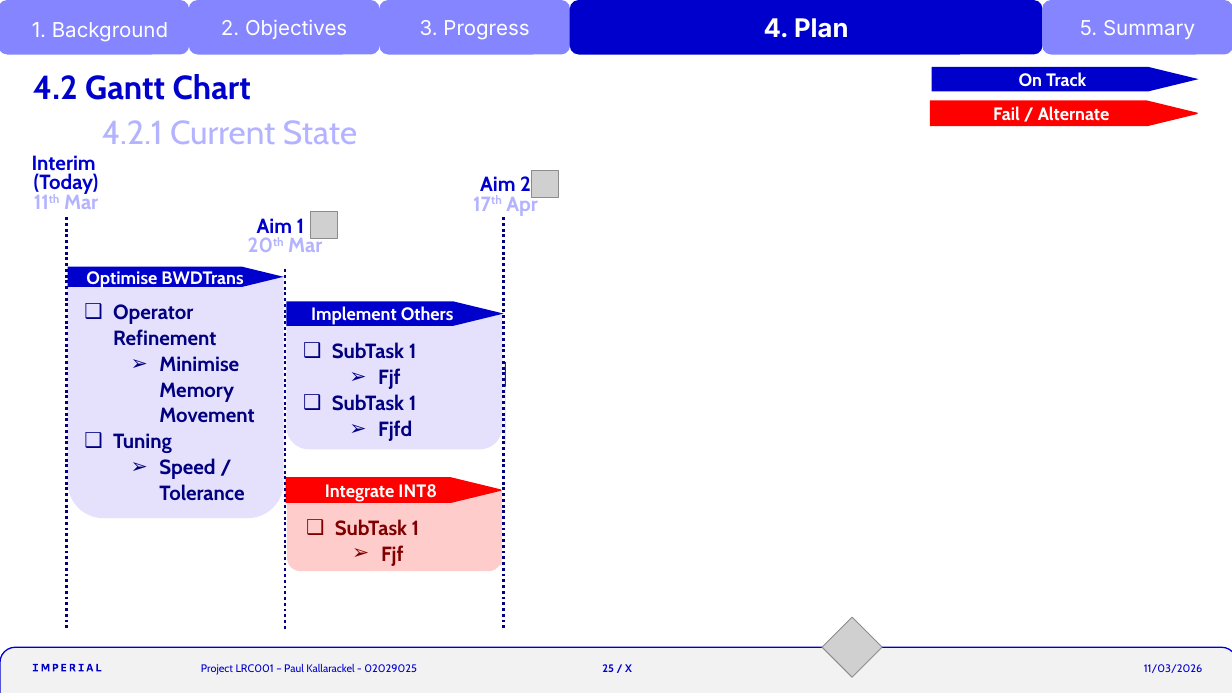
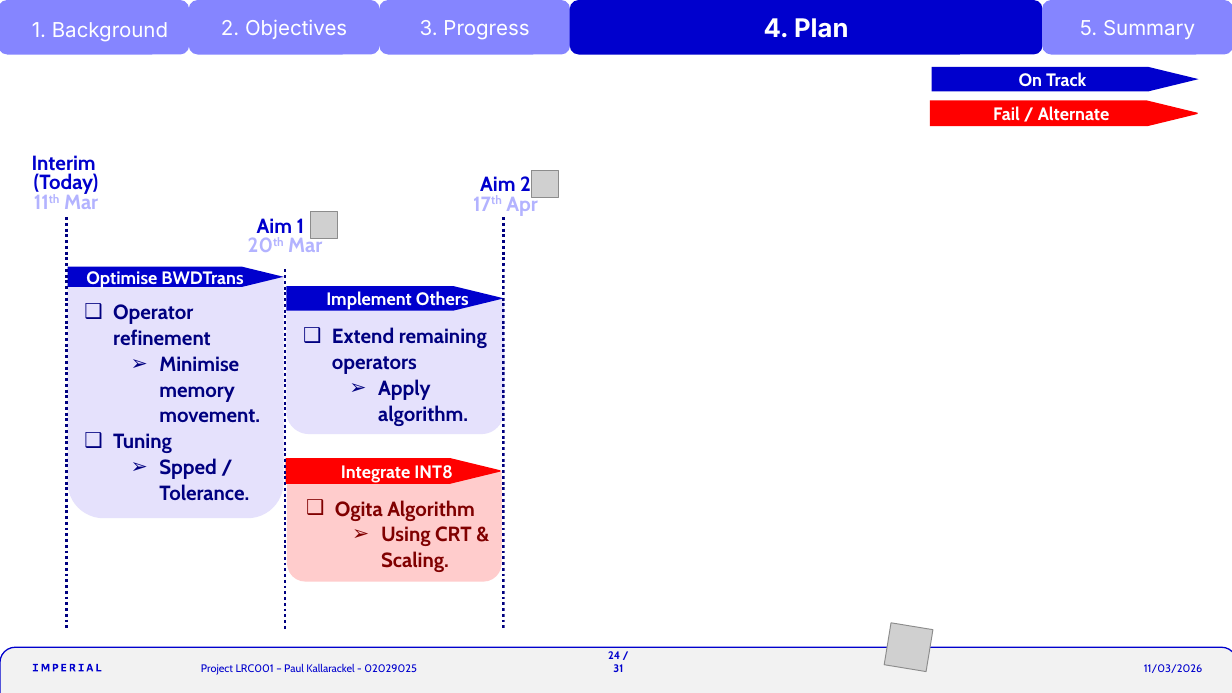
Before and after one commit to krackalackel02/FYP-Interim, a slide deck: slide 24 of Interim.pptm (slide 25 before the commit). Drawn at 1232x693 pixels with LibreOffice and Linux fonts; fonts in the diff are those of the drawing; grey boxes stand for pictures. Boxes give left, top, right and bottom in pixels: in the first picture for what was removed or moved away, otherwise in the second. Text is boxed around its words. In the diff, an @@ line names an element or a change of style, - is before the commit and + after.

```diff
--- a/Interim.pptm
+++ b/Interim.pptm
@@ title removed at (33,74,251,100) @@
-4.2 Gantt Chart
@@ text removed at (102,120,357,144) @@
-4.2.1 Current State
@@ 2 pentagon arrows, 1 round same rect: place and size @@
-2 pentagon arrows, 1 round same rect at (287,301,723,449)
+2 pentagon arrows, 1 round same rect at (287,287,723,433)
@@ pentagon arrow "Implement Others" at (287,287,505,311): alignment centre to left @@
@@ text at (113,304,260,423): text changed @@
-❑ Operator Refinement
-  ➢ Minimise Memory Movement
+❑ Operator refinement
+  ➢ Minimise memory movement.
@@ text added at (332,327,487,426), 16 pt, text #000080, bold @@
+❑ Extend remaining operators
+  ➢ Apply algorithm.
@@ text removed at (332,342,417,441) @@
-❑ SubTask 1
-  ➢ Fjf
-❑ SubTask 1
-  ➢ Fjfd
@@ pentagon arrow: place and size @@
-pentagon arrow at (506,362,722,387)
+pentagon arrow at (506,353,722,378)
@@ round same rect: place and size @@
-round same rect at (505,375,721,456)
+round same rect at (505,367,721,447)
@@ text at (159,458,249,501): text changed @@
-  ➢ Speed / Tolerance
+  ➢ Spped / Tolerance.
@@ pentagon arrow: place and size @@
-pentagon arrow at (284,478,720,503)
+pentagon arrow at (284,458,720,483)
@@ pentagon arrow "Integrate INT8" at (287,458,501,483): alignment centre to left @@
@@ pentagon arrow "Integrate INT8": place and size @@
-pentagon arrow "Integrate INT8" at (287,478,501,503)
+pentagon arrow "Integrate INT8" at (287,458,501,483)
@@ round same rect: place and size @@
-round same rect at (287,491,502,571)
+round same rect at (287,471,502,581)
@@ rectangle removed at (291,503,501,566) @@
-❑ SubTask 1
-  ➢ Fjf
@@ rectangle added at (291,483,501,546), fill #FFCCCC, 16 pt, text #800000, bold @@
+❑ Ogita Algorithm
+  ➢ Using CRT & Scaling.
@@ picture at (884,623,933,671): rotation 45 to 99 degrees @@
@@ text at (608,651,623,672): text changed @@
-25 / X
+24 / 31
```
Also in this commit, not shown: 26 other slides changed, 4 slides added, 5 slides removed, 5 other files.
